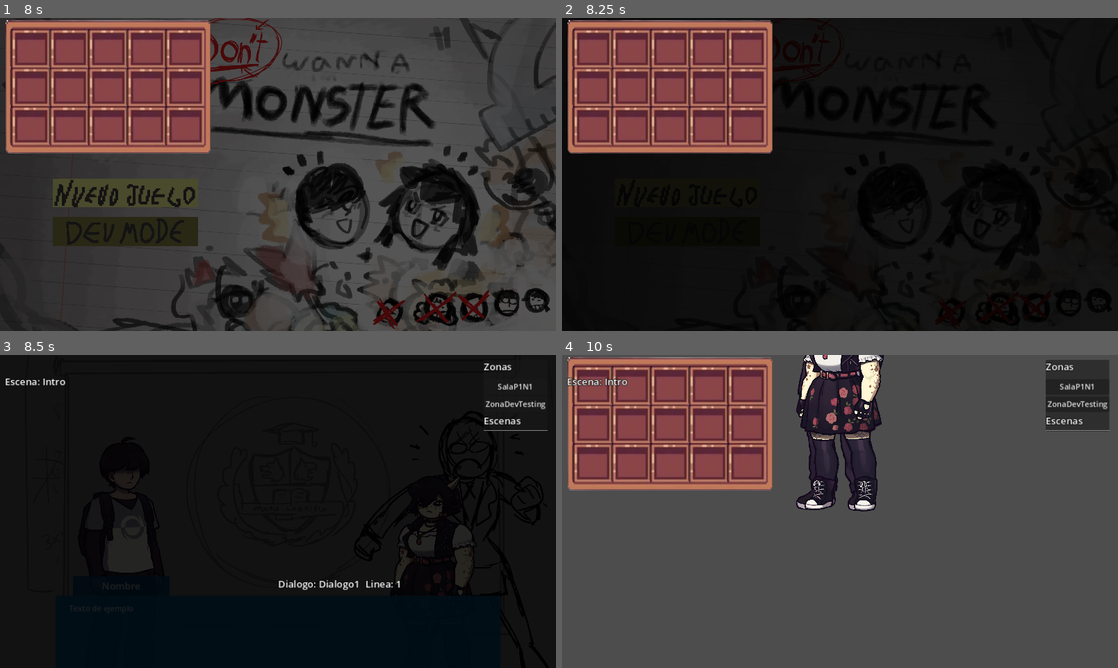
Above: before the commit, frames 1-4 (two rows, left to right).
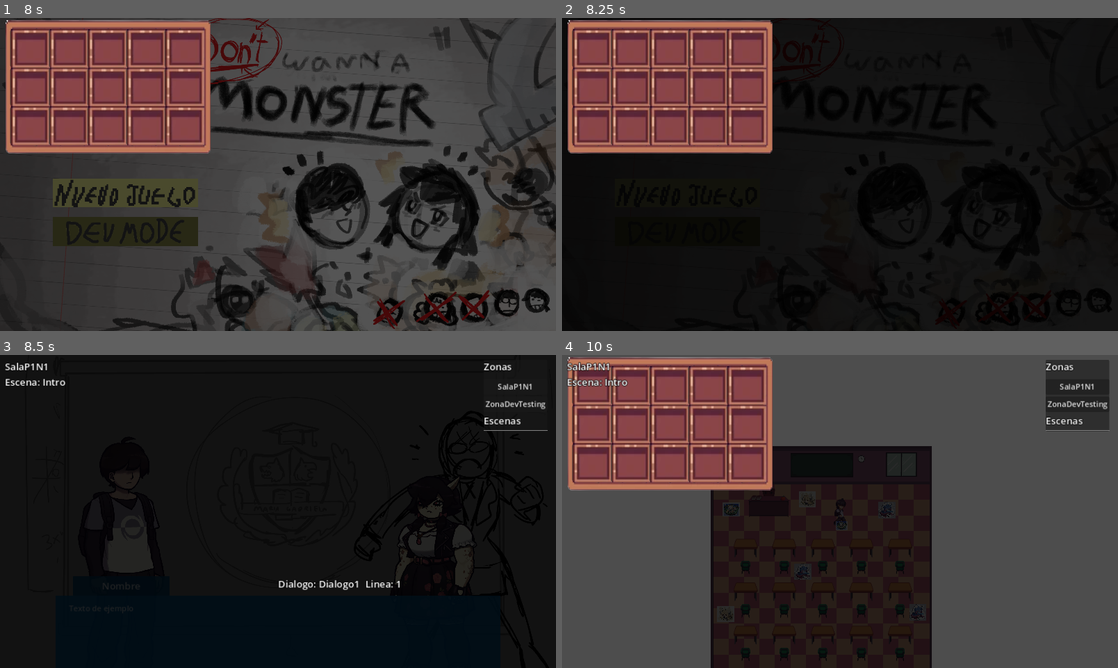
Above: after the commit, the same moments.

Repository: numbasan-san/IWANA
Game: Godot game, scene res://Escenas/raiz_juego.tscn
The game is run twice, just before and just after one commit, with the same random seed, the same clock (stepped at 60 frames per second) and the same inputs.
Inputs (mouse positions are in pixels of both pictures, inside the frame that each line leads up to):
- Up to frame 1 (8 s): tap Enter (nv_avanzar_dialogo) at 0.5 s; move the mouse to (400, 158) at 0.52 s; hold D (rpg_right) 0.53-1.28 s; click (400, 158) at 0.67 s; move the mouse to (166, 190) at 1.27 s; hold S (rpg_down) 1.28-2.03 s; move the mouse to (333, 105) at 2.02 s; hold D (rpg_right) 2.03-2.78 s; tap Space at 2.75 s; move the mouse to (250, 237) at 2.77 s; hold Enter (nv_avanzar_dialogo) 2.78-3.53 s; click (250, 237) at 2.92 s; move the mouse to (444, 221) at 3.52 s; hold A (rpg_left) 3.53-5.03 s; move the mouse to (111, 127) at 4.27 s; move the mouse to (305, 174) at 5.02 s; hold S (rpg_down) 5.03-5.78 s; click (305, 174) at 5.17 s; move the mouse to (194, 96) at 5.77 s; hold D (rpg_right) 5.78-6.5 s; click (127, 230) at 6.5 s; click (127, 193) at 7.25 s
- Up to frame 2 (8.25 s): click (689, 193) at 8 s
- Up to frame 3 (8.5 s): no input
- Up to frame 4 (10 s): move the mouse to (962, 495) at 8.77 s; hold Enter (nv_avanzar_dialogo) 8.78-9.53 s; move the mouse to (728, 527) at 9.52 s; hold D (rpg_right) from 9.53 s (still down); click (728, 527) at 9.67 s

Frames 1-2 are identical in both runs. In frame 3, 0.2% of the frame differs, in the area x 0-12%, y 2-10%; in frame 4, 30%, in the area x 0-67%, y 0-100%.
Error before the commit: Parse Error: Could not resolve class "res://Script/control_modelo_mundo.gd". (res://Script/control_jugador.gd:1)

Commit message:
Arreglada integración con rama Jazz
- Cambiados los nombres de las animaciones de X_player_DIR a X_DIR, para que
	tengan sentido cuando se usen con otros personajes
- Cambiados códigos de las "puertas" y recolocación para que reciban "up", "down",
	"left" y "right" en vez de "u", "d", "l" y "r"

Diff:
--- a/Escenas/Personajes/noby.tscn
+++ b/Escenas/Personajes/noby.tscn
@@ -563,14 +563,14 @@
 [sub_resource type="AnimationLibrary" id="AnimationLibrary_3ha3c"]
 _data = {
 "RESET": SubResource("Animation_1f7jw"),
-"stop_player_down": SubResource("Animation_fero8"),
-"stop_player_left": SubResource("Animation_p5lcu"),
-"stop_player_right": SubResource("Animation_4xoc6"),
-"stop_player_up": SubResource("Animation_pg6o5"),
-"walk_player_down": SubResource("Animation_nss50"),
-"walk_player_left": SubResource("Animation_x154a"),
-"walk_player_right": SubResource("Animation_4rh25"),
-"walk_player_up": SubResource("Animation_w3qrm")
+"stop_down": SubResource("Animation_fero8"),
+"stop_left": SubResource("Animation_p5lcu"),
+"stop_right": SubResource("Animation_4xoc6"),
+"stop_up": SubResource("Animation_pg6o5"),
+"walk_down": SubResource("Animation_nss50"),
+"walk_left": SubResource("Animation_x154a"),
+"walk_right": SubResource("Animation_4rh25"),
+"walk_up": SubResource("Animation_w3qrm")
 }
 
 [sub_resource type="RectangleShape2D" id="RectangleShape2D_rgtgd"]
--- a/Escenas/Zonas/sala_p1n1.tscn
+++ b/Escenas/Zonas/sala_p1n1.tscn
@@ -10,7 +10,7 @@
 [node name="Puerta" parent="." index="1"]
 zona = "zona_dev_testing"
 posicion_def = Vector2(-50, 150)
-direccion_def = "u"
+direccion_def = "up"
 
 [node name="Par1" parent="Pupitres" index="0"]
 y_sort_enabled = true
--- a/Escenas/Zonas/zona_dev_testing.tscn
+++ b/Escenas/Zonas/zona_dev_testing.tscn
@@ -79,7 +79,7 @@
 script = ExtResource("7_gdu17")
 zona = "sala_p1n1"
 posicion_def = Vector2(100, 250)
-direccion_def = "u"
+direccion_def = "up"
 
 [node name="CollisionShape2D" type="CollisionShape2D" parent="Puerta" index="0"]
 position = Vector2(1, 1)
--- a/Script/control_modelo_mundo.gd
+++ b/Script/control_modelo_mundo.gd
@@ -6,7 +6,7 @@
 var axis : Vector2
 var sprite_in_turn : Texture
 var anim = ''
-var stop_anim = 'stop_player_down'
+var stop_anim = 'stop_down'
 
 # Called when the node enters the scene tree for the first time.
 func _ready():
@@ -22,17 +22,17 @@
 
 	# Las animaciones según por donde se mueva el personaje.
 	if get_axis().y == -1:
-		anim = 'walk_player_up'
-		stop_anim = 'stop_player_up'
+		anim = 'walk_up'
+		stop_anim = 'stop_up'
 	if get_axis().y == 1:
-		anim = 'walk_player_down'
-		stop_anim = 'stop_player_down'
+		anim = 'walk_down'
+		stop_anim = 'stop_down'
 	if get_axis().x == -1:
-		anim = 'walk_player_left'
-		stop_anim = 'stop_player_left'
+		anim = 'walk_left'
+		stop_anim = 'stop_left'
 	if get_axis().x == 1:
-		anim = 'walk_player_right'
-		stop_anim = 'stop_player_right'
+		anim = 'walk_right'
+		stop_anim = 'stop_right'
 	$Animation.play(anim)
 	if  get_axis().x == 0 and get_axis().y == 0:
 		# La "animación" de "parado" según la última dirección a la que se movió el jugador.
@@ -65,7 +65,8 @@
 		zona_nueva.call_deferred("add_child", self)
 
 	self.position = posicion
-	last_vector = direccion
+	anim = "walk_" + direccion
+	stop_anim = "stop_" + direccion
 
 # Quita a este modelo de la zona actual y lo devuelve a su contenedor Personaje
 func quitar_zona():
--- a/Script/mundo.gd
+++ b/Script/mundo.gd
@@ -19,7 +19,7 @@
 		personaje: Personaje,
 		zona: Zona,
 		posicion: Vector2 = Vector2(0, 0),
-		direccion: String = 'd'):
+		direccion: String = 'down'):
 
 	# Primero cambiamos al personaje de zona
 	personaje.recolocar(zona, posicion, direccion)
Not shown: 1 places in Escenas/Zonas/sala_p1n1.tscn that only renumber resources
